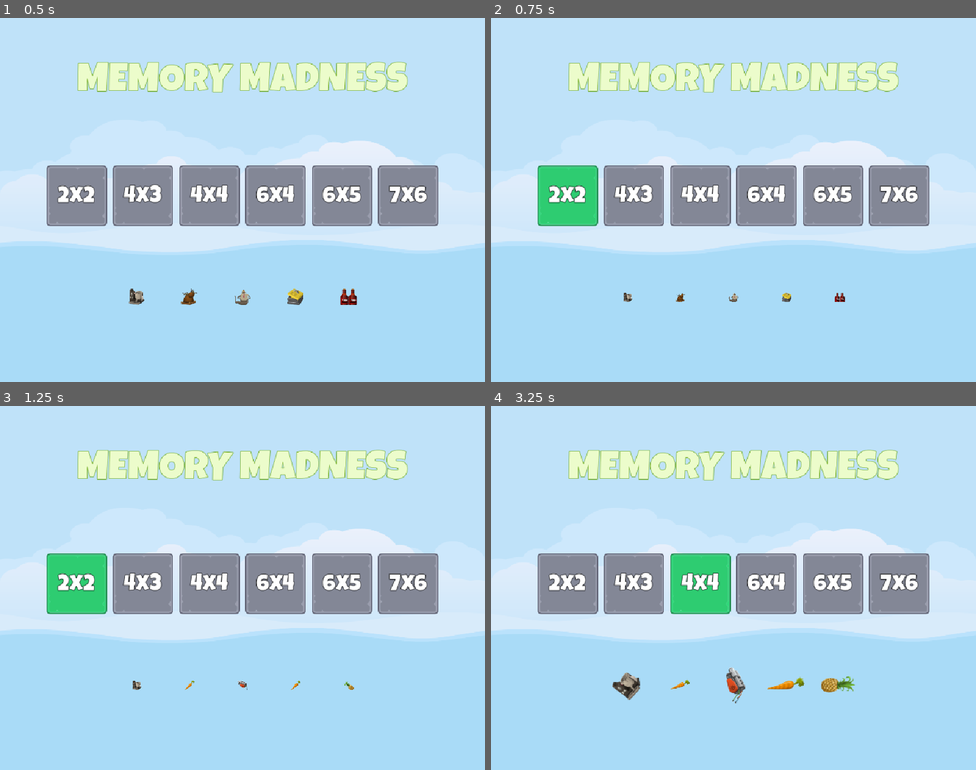
Above: before the commit, frames 1-4 (two rows, left to right).
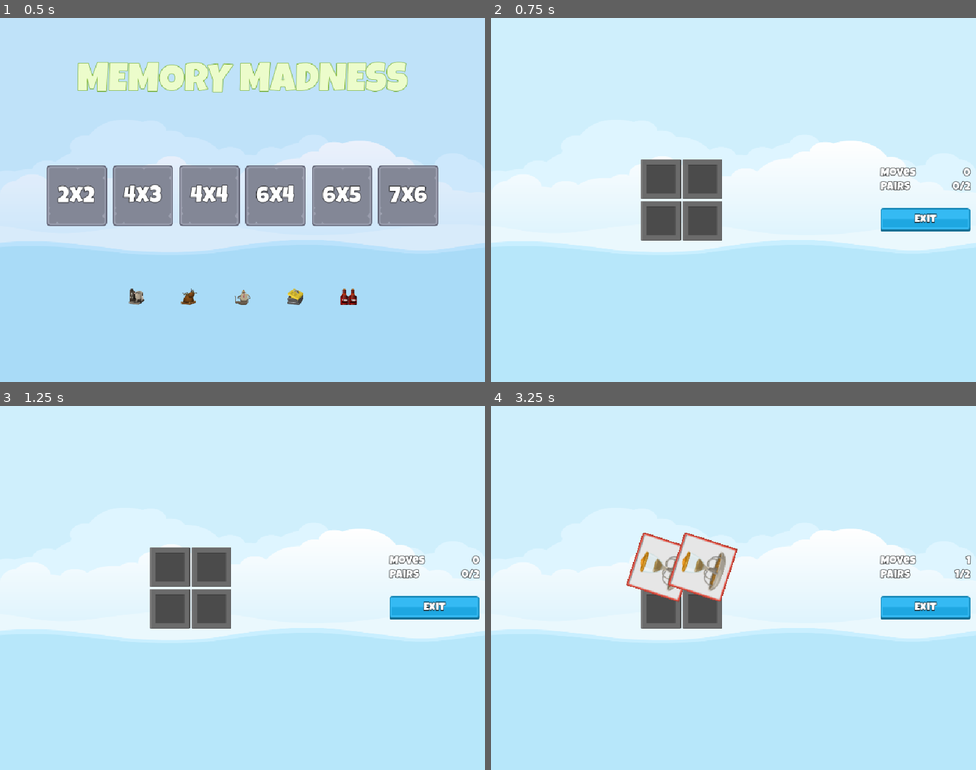
Above: after the commit, the same moments.

Repository: shiliuye12/godot1
Game: Godot game, scene res://Scenes/Master/Master.tscn
Same seed, same stepped clock (60 frames per second), same inputs: the game is played once before the commit and once after it.
Inputs (mouse positions are in pixels of both pictures, inside the frame that each line leads up to):
- Up to frame 1 (0.5 s): no input
- Up to frame 2 (0.75 s): click "2x2" at 0.5 s
- Up to frame 3 (1.25 s): no input
- Up to frame 4 (3.25 s): click (660, 566) at 1.27 s; click (631, 584) at 2 s, where only the run before the commit has a clickable "4x3"; click (704, 566) at 2.77 s

Frame 1 is identical in both runs. In frame 2, 18% of the frame differs, in the area x 9-99%, y 12-78%; in frame 3, 18%; in frame 4, 19%, in the area x 9-99%, y 12-82%.

Commit message:
视频4完成

Diff:
--- a/4/4/Classes/LevelDataSelector.gd
+++ b/4/4/Classes/LevelDataSelector.gd
@@ -4,5 +4,37 @@
 
 const LEVEL_DATA: LevelDataResource = preload("uid://d1qw03noo852s")
 
+var _selected_images: Array[Texture2D]
+var _level_setting: LevelSettingResource
+
+func _init(level_setting: LevelSettingResource, selected_images: Array[Texture2D]) -> void:
+	_level_setting = level_setting
+	_selected_images = selected_images
+
 static func get_level_setting(level: int):
 	return LEVEL_DATA.get_level_data(level)
+
+static func get_level_selector(level_num: int):
+	var level_setting: LevelSettingResource = get_level_setting(level_num)
+
+	if level_setting == null:
+		return
+
+	ImageManager.shuffle_images()
+	var selected_images: Array[Texture2D]
+	for i in range(level_setting.get_target_pairs()):
+		selected_images.append(ImageManager.get_image(i))
+		selected_images.append(ImageManager.get_image(i))
+
+	selected_images.shuffle()
+
+	return LevelDataSelector.new(level_setting, selected_images)
+
+func get_selected_images():
+	return _selected_images
+
+func get_target_pairs():
+	return _level_setting.get_target_pairs()
+
+func get_num_cols():
+	return _level_setting.get_cols()
--- a/4/4/Globals/SignalHub.gd
+++ b/4/4/Globals/SignalHub.gd
@@ -1,11 +1,6 @@
 extends Node
 
-
-# Called when the node enters the scene tree for the first time.
-func _ready() -> void:
-	pass # Replace with function body.
-
-
-# Called every frame. 'delta' is the elapsed time since the previous frame.
-func _process(delta: float) -> void:
-	pass
+signal on_level_selected(level_num: int)
+signal on_game_exit_pressed
+signal on_tile_selected(tile: MemoryTile)
+signal on_game_over(moves_taken: int)
--- a/4/4/Globals/SoundManager.gd
+++ b/4/4/Globals/SoundManager.gd
@@ -1,11 +1,36 @@
 extends Node
 
 
-# Called when the node enters the scene tree for the first time.
-func _ready() -> void:
-	pass # Replace with function body.
+const SOUND_MAIN_MENU: String = "main"
+const SOUND_IN_GAME: String = "ingame"
+const SOUND_SUCCESS: String = "success"
+const SOUND_GAME_OVER: String = "gameover"
+const SOUND_SELECT_TILE: String = "tile"
+const SOUND_SELECT_BUTTON: String = "button"
 
 
-# Called every frame. 'delta' is the elapsed time since the previous frame.
-func _process(delta: float) -> void:
-	pass
+const SOUNDS: Dictionary[String, AudioStream] = {
+	SOUND_MAIN_MENU: preload("res://assets/sounds/bgm_action_3.mp3"),
+	SOUND_IN_GAME: preload("res://assets/sounds/bgm_action_4.mp3"),
+	SOUND_SUCCESS: preload("res://assets/sounds/sfx_sounds_fanfare3.wav"),
+	SOUND_GAME_OVER: preload("res://assets/sounds/sfx_sounds_powerup12.wav"),
+	SOUND_SELECT_TILE: preload("res://assets/sounds/sfx_sounds_impact1.wav"),
+	SOUND_SELECT_BUTTON: preload("res://assets/sounds/sfx_sounds_impact7.wav")
+}
+
+
+func play_sound(player: AudioStreamPlayer, key: String) -> void:
+	if SOUNDS.has(key) == false:
+		return
+
+	player.stop()
+	player.stream = SOUNDS[key]
+	player.play()
+
+
+func play_button_click(player: AudioStreamPlayer) -> void:
+	play_sound(player, SOUND_SELECT_BUTTON)
+
+
+func play_tile_click(player: AudioStreamPlayer) -> void:
+	play_sound(player, SOUND_SELECT_TILE)
--- /dev/null
+++ b/4/4/Scenes/Game/Game.gd
@@ -0,0 +1,35 @@
+extends Control
+
+@onready var sound: AudioStreamPlayer = $Sound
+@onready var tile_grid: GridContainer = $HB/TileGrid
+@onready var scorer: Scorer = $Scorer
+@onready var moves_label: Label = $HB/MC/VBoxContainer/HBoxContainer/MovesLabel
+@onready var pairs_label: Label = $HB/MC/VBoxContainer/HBoxContainer2/PairsLabel
+
+const MEMORY_TILE = preload("uid://bqnf7gbd5lpy3")
+
+func _on_exit_button_pressed() -> void:
+	for t in tile_grid.get_children():
+		t.queue_free()
+	SoundManager.play_button_click(sound)
+	SignalHub.on_game_exit_pressed.emit()
+
+func _ready() -> void:
+	SignalHub.on_level_selected.connect(_on_level_selected)
+
+func add_memory_tile(frame: Texture2D, image: Texture2D):
+	var mt = MEMORY_TILE.instantiate()
+	tile_grid.add_child(mt)
+	mt.setup(image, frame)
+
+func _on_level_selected(level_num: int):
+	var lds: LevelDataSelector = LevelDataSelector.get_level_selector(level_num)
+	var fi: Texture2D = ImageManager.get_random_frame_image()
+	tile_grid.columns = lds.get_num_cols()
+	for im in lds.get_selected_images():
+		add_memory_tile(im, fi)
+	scorer.clear_new_game(lds.get_target_pairs())
+
+func _process(delta: float) -> void:
+	moves_label.text = scorer.get_moves_made_str()
+	pairs_label.text = scorer.get_pairs_made_str()
--- a/4/4/Scenes/Game/Game.tscn
+++ b/4/4/Scenes/Game/Game.tscn
@@ -1,9 +1,11 @@
-[gd_scene load_steps=5 format=3 uid="uid://can6h8qgpptgj"]
+[gd_scene load_steps=7 format=3 uid="uid://can6h8qgpptgj"]
 
-[ext_resource type="Texture2D" uid="uid://dqeqm1o66frod" path="res://assets/frames/hidden_frame_blank.png" id="1_rdw05"]
+[ext_resource type="Script" uid="uid://dxwtshumgngt0" path="res://Scenes/Game/Game.gd" id="1_y3kpf"]
 [ext_resource type="LabelSettings" uid="uid://dwm3jiag4uexf" path="res://Resources/lable.tres" id="2_gwu2e"]
 [ext_resource type="Texture2D" uid="uid://c6hjismxh4b8g" path="res://assets/ui/blue_button00.png" id="3_ln2h6"]
 [ext_resource type="Texture2D" uid="uid://by5ftf4vj0h23" path="res://assets/ui/green_button00.png" id="4_y3kpf"]
+[ext_resource type="PackedScene" uid="uid://bvdl2qrk3a0qp" path="res://Scenes/Scorer/Scorer.tscn" id="5_y3kpf"]
+[ext_resource type="PackedScene" uid="uid://c28rulk1d1luw" path="res://Scenes/GameOverUi/GameOverUi.tscn" id="6_3k6gv"]
 
 [node name="Game" type="Control"]
 layout_mode = 3
@@ -12,6 +14,7 @@
 anchor_bottom = 1.0
 grow_horizontal = 2
 grow_vertical = 2
+script = ExtResource("1_y3kpf")
 
 [node name="HB" type="HBoxContainer" parent="."]
 layout_mode = 1
@@ -21,83 +24,13 @@
 grow_horizontal = 2
 grow_vertical = 2
 
-[node name="GC" type="GridContainer" parent="HB"]
+[node name="TileGrid" type="GridContainer" parent="HB"]
 layout_mode = 2
 size_flags_horizontal = 6
 size_flags_vertical = 4
+theme_override_constants/h_separation = 4
+theme_override_constants/v_separation = 4
 columns = 6
-
-[node name="TextureRect" type="TextureRect" parent="HB/GC"]
-layout_mode = 2
-texture = ExtResource("1_rdw05")
-
-[node name="TextureRect2" type="TextureRect" parent="HB/GC"]
-layout_mode = 2
-texture = ExtResource("1_rdw05")
-
-[node name="TextureRect3" type="TextureRect" parent="HB/GC"]
-layout_mode = 2
-texture = ExtResource("1_rdw05")
-
-[node name="TextureRect4" type="TextureRect" parent="HB/GC"]
-layout_mode = 2
-texture = ExtResource("1_rdw05")
-
-[node name="TextureRect5" type="TextureRect" parent="HB/GC"]
-layout_mode = 2
-texture = ExtResource("1_rdw05")
-
-[node name="TextureRect6" type="TextureRect" parent="HB/GC"]
-layout_mode = 2
-texture = ExtResource("1_rdw05")
-
-[node name="TextureRect7" type="TextureRect" parent="HB/GC"]
-layout_mode = 2
-texture = ExtResource("1_rdw05")
-
-[node name="TextureRect8" type="TextureRect" parent="HB/GC"]
-layout_mode = 2
-texture = ExtResource("1_rdw05")
-
-[node name="TextureRect9" type="TextureRect" parent="HB/GC"]
-layout_mode = 2
-texture = ExtResource("1_rdw05")
-
-[node name="TextureRect10" type="TextureRect" parent="HB/GC"]
-layout_mode = 2
-texture = ExtResource("1_rdw05")
-
-[node name="TextureRect11" type="TextureRect" parent="HB/GC"]
-layout_mode = 2
-texture = ExtResource("1_rdw05")
-
-[node name="TextureRect12" type="TextureRect" parent="HB/GC"]
-layout_mode = 2
-texture = ExtResource("1_rdw05")
-
-[node name="TextureRect13" type="TextureRect" parent="HB/GC"]
-layout_mode = 2
-texture = ExtResource("1_rdw05")
-
-[node name="TextureRect14" type="TextureRect" parent="HB/GC"]
-layout_mode = 2
-texture = ExtResource("1_rdw05")
-
-[node name="TextureRect15" type="TextureRect" parent="HB/GC"]
-layout_mode = 2
-texture = ExtResource("1_rdw05")
-
-[node name="TextureRect16" type="TextureRect" parent="HB/GC"]
-layout_mode = 2
-texture = ExtResource("1_rdw05")
-
-[node name="TextureRect17" type="TextureRect" parent="HB/GC"]
-layout_mode = 2
-texture = ExtResource("1_rdw05")
-
-[node name="TextureRect18" type="TextureRect" parent="HB/GC"]
-layout_mode = 2
-texture = ExtResource("1_rdw05")
 
 [node name="MC" type="MarginContainer" parent="HB"]
 custom_minimum_size = Vector2(200, 0)
@@ -158,3 +91,13 @@
 label_settings = ExtResource("2_gwu2e")
 horizontal_alignment = 1
 vertical_alignment = 1
+
+[node name="Scorer" parent="." instance=ExtResource("5_y3kpf")]
+
+[node name="Sound" type="AudioStreamPlayer" parent="."]
+
+[node name="GameOverUi" parent="." instance=ExtResource("6_3k6gv")]
+visible = false
+layout_mode = 1
+
+[connection signal="pressed" from="HB/MC/VBoxContainer/ExitButton" to="." method="_on_exit_button_pressed"]
--- /dev/null
+++ b/4/4/Scenes/GameOverUi/GameOverUi.gd
@@ -0,0 +1,16 @@
+extends Control
+
+@onready var moves_label: Label = $NinePatchRect/VBoxContainer/MovesLabel
+
+# Called when the node enters the scene tree for the first time.
+func _ready() -> void:
+	SignalHub.on_game_over.connect(_on_game_over)
+	SignalHub.on_game_exit_pressed.connect(_on_game_exit_pressed)
+
+
+func _on_game_over(moves_taken: int):
+	moves_label.text = "You took %d moves" % moves_taken
+	show()
+
+func _on_game_exit_pressed():
+	hide()
--- /dev/null
+++ b/4/4/Scenes/GameOverUi/GameOverUi.tscn
@@ -0,0 +1,60 @@
+[gd_scene load_steps=5 format=3 uid="uid://c28rulk1d1luw"]
+
+[ext_resource type="Script" uid="uid://xsiwwj8ih3ts" path="res://Scenes/GameOverUi/GameOverUi.gd" id="1_byt08"]
+[ext_resource type="Texture2D" uid="uid://cl2wy6kf00wxp" path="res://assets/ui/UIbg.png" id="1_j2od3"]
+[ext_resource type="LabelSettings" uid="uid://dba57mh421abv" path="res://Resources/title_lable.tres" id="2_8nicn"]
+[ext_resource type="LabelSettings" uid="uid://dwm3jiag4uexf" path="res://Resources/lable.tres" id="3_mdbud"]
+
+[node name="GameOverUi" type="Control"]
+layout_mode = 3
+anchors_preset = 15
+anchor_right = 1.0
+anchor_bottom = 1.0
+grow_horizontal = 2
+grow_vertical = 2
+mouse_filter = 2
+script = ExtResource("1_byt08")
+
+[node name="NinePatchRect" type="NinePatchRect" parent="."]
+layout_mode = 1
+anchors_preset = 8
+anchor_left = 0.5
+anchor_top = 0.5
+anchor_right = 0.5
+anchor_bottom = 0.5
+offset_left = -256.0
+offset_top = -180.0
+offset_right = 256.0
+offset_bottom = 180.0
+grow_horizontal = 2
+grow_vertical = 2
+texture = ExtResource("1_j2od3")
+patch_margin_left = 10
+patch_margin_top = 10
+patch_margin_right = 10
+patch_margin_bottom = 10
+
+[node name="VBoxContainer" type="VBoxContainer" parent="NinePatchRect"]
+layout_mode = 1
+anchors_preset = 8
+anchor_left = 0.5
+anchor_top = 0.5
+anchor_right = 0.5
+anchor_bottom = 0.5
+offset_left = -20.0
+offset_top = -20.0
+offset_right = 20.0
+offset_bottom = 20.0
+grow_horizontal = 2
+grow_vertical = 2
+
+[node name="Label" type="Label" parent="NinePatchRect/VBoxContainer"]
+layout_mode = 2
+text = "you win!"
+label_settings = ExtResource("2_8nicn")
+
+[node name="MovesLabel" type="Label" parent="NinePatchRect/VBoxContainer"]
+layout_mode = 2
+size_flags_horizontal = 4
+text = "aadadasdasdd"
+label_settings = ExtResource("3_mdbud")
--- a/4/4/Scenes/LevelButton/LevelButton.gd
+++ b/4/4/Scenes/LevelButton/LevelButton.gd
@@ -2,6 +2,7 @@
 
 @export var level_number: int
 @onready var label: Label = $Label
+@onready var sound: AudioStreamPlayer = $Sound
 
 # Called when the node enters the scene tree for the first time.
 func _ready() -> void:
@@ -12,4 +13,5 @@
 		label.text = "%dx%d" % [ls.get_cols(), ls.get_rows()]
 
 func _on_pressed() -> void:
-	pass # Replace with function body.
+	SignalHub.on_level_selected.emit(level_number)
+	SoundManager.play_button_click(sound)
--- a/4/4/Scenes/Master/Master.gd
+++ b/4/4/Scenes/Master/Master.gd
@@ -1,7 +1,24 @@
 extends Control
 
+@onready var music: AudioStreamPlayer = $Music
+@onready var main: Control = $Main
+@onready var game: Control = $Game
 
 # Called when the node enters the scene tree for the first time.
 func _ready() -> void:
 	var set = LevelDataSelector.get_level_setting(6)
-	pass
+	SoundManager.play_sound(music, SoundManager.SOUND_MAIN_MENU)
+	SignalHub.on_level_selected.connect(_on_level_selected)
+	SignalHub.on_game_exit_pressed.connect(_on_game_exit_pressed)
+
+func show_game(s: bool):
+	main.visible = !s
+	game.visible = s
+
+func _on_level_selected(level_num: int):
+	SoundManager.play_sound(music, SoundManager.SOUND_IN_GAME)
+	show_game(true)
+
+func _on_game_exit_pressed():
+	SoundManager.play_sound(music, SoundManager.SOUND_MAIN_MENU)
+	show_game(false)
--- /dev/null
+++ b/4/4/Scenes/MemoryTile/MemoryTile.gd
@@ -0,0 +1,37 @@
+extends TextureButton
+
+class_name MemoryTile
+
+@onready var frame_image: TextureRect = $FrameImage
+@onready var item_image: TextureRect = $ItemImage
+
+func _ready() -> void:
+	reveal(false)
+
+func reveal(r: bool):
+	frame_image.visible = r
+	item_image.visible = r
+
+func setup(frame: Texture2D, image: Texture2D):
+	frame_image.texture = frame
+	item_image.texture = image
+
+func _on_pressed() -> void:
+	if Scorer.SelectionEnabled == true:
+		reveal(true)
+		SignalHub.on_tile_selected.emit(self)
+
+
+func matches_other_tile(other: MemoryTile):
+	return other != self and other.item_image.texture == item_image.texture
+
+func kill_on_success():
+	z_index = 1
+	var tween: Tween = create_tween()
+	tween.set_parallel(true)
+	tween.tween_property(self, "disabled", true, 0)
+	tween.tween_property(self, "rotation_degrees", 360, 0.5)
+	tween.tween_property(self, "scale", Vector2(1.5,1.5), 0.5)
+	tween.set_parallel(false)
+	tween.tween_interval(0.6)
+	tween.tween_property(self, "scale", Vector2.ZERO, 0)
--- /dev/null
+++ b/4/4/Scenes/MemoryTile/MemoryTile.tscn
@@ -0,0 +1,48 @@
+[gd_scene load_steps=5 format=3 uid="uid://bqnf7gbd5lpy3"]
+
+[ext_resource type="Texture2D" uid="uid://dqeqm1o66frod" path="res://assets/frames/hidden_frame_blank.png" id="1_4q7u0"]
+[ext_resource type="Texture2D" uid="uid://dg7ohone2tuwp" path="res://assets/frames/green_frame.png" id="2_o5k6v"]
+[ext_resource type="Script" uid="uid://c5xh1fyt45ru1" path="res://Scenes/MemoryTile/MemoryTile.gd" id="2_wbwsp"]
+[ext_resource type="Texture2D" uid="uid://d1uk8jh6k3bme" path="res://assets/glitch/admin_widget.png" id="3_wbwsp"]
+
+[node name="MemoryTile" type="TextureButton"]
+anchors_preset = 8
+anchor_left = 0.5
+anchor_top = 0.5
+anchor_right = 0.5
+anchor_bottom = 0.5
+offset_left = -42.0
+offset_top = -42.0
+offset_right = 42.0
+offset_bottom = 42.0
+grow_horizontal = 2
+grow_vertical = 2
+pivot_offset = Vector2(42, 42)
+texture_normal = ExtResource("1_4q7u0")
+script = ExtResource("2_wbwsp")
+
+[node name="FrameImage" type="TextureRect" parent="."]
+layout_mode = 1
+anchors_preset = 15
+anchor_right = 1.0
+anchor_bottom = 1.0
+grow_horizontal = 2
+grow_vertical = 2
+texture = ExtResource("2_o5k6v")
+
+[node name="ItemImage" type="TextureRect" parent="."]
+layout_mode = 1
+anchors_preset = 8
+anchor_left = 0.5
+anchor_top = 0.5
+anchor_right = 0.5
+anchor_bottom = 0.5
+offset_left = -32.0
+offset_top = -32.0
+offset_right = 32.0
+offset_bottom = 32.0
+grow_horizontal = 2
+grow_vertical = 2
+texture = ExtResource("3_wbwsp")
+
+[connection signal="pressed" from="." to="." method="_on_pressed"]
--- /dev/null
+++ b/4/4/Scenes/Scorer/Scorer.gd
@@ -0,0 +1,69 @@
+extends Node
+
+class_name Scorer
+
+@onready var sound: AudioStreamPlayer = $Sound
+@onready var reveal_timer: Timer = $RevealTimer
+
+static var SelectionEnabled: bool = true
+var _selections: Array[MemoryTile]
+var _target_pairs: int = 0
+var _moves_made: int = 0
+var _pairs_made: int = 0
+
+func get_moves_made_str():
+	return str(_moves_made)
+
+func get_pairs_made_str():
+	return "%d/%d" % [_pairs_made, _target_pairs]
+
+func clear_new_game(target_pairs: int):
+	_selections.clear()
+	_target_pairs = target_pairs
+	_moves_made = 0
+	_pairs_made = 0
+	SelectionEnabled = true
+
+func _ready() -> void:
+	SignalHub.on_tile_selected.connect(_on_tile_selected)
+	SignalHub.on_game_exit_pressed.connect(_on_game_exit_pressed)
+
+func _on_tile_selected(tile: MemoryTile):
+	if tile in _selections:
+		return
+
+	_selections.append(tile)
+	SoundManager.play_tile_click(sound)
+	process_pair()
+
+func check_for_pair():
+	_moves_made += 1
+	if _selections[0].matches_other_tile(_selections[1]) == true:
+		_selections[0].kill_on_success()
+		_selections[1].kill_on_success()
+		_pairs_made += 1
+		SoundManager.play_sound(sound, SoundManager.SOUND_SUCCESS)
+
+func process_pair():
+	if _selections.size() != 2:
+		return
+	SelectionEnabled = false
+	reveal_timer.start()
+	check_for_pair()
+
+
+func _on_reveal_timer_timeout() -> void:
+	for s in _selections:
+		s.reveal(false)
+	_selections.clear()
+	check_game_over()
+
+func _on_game_exit_pressed():
+	reveal_timer.stop()
+
+func check_game_over():
+	if _pairs_made == _target_pairs:
+		SelectionEnabled = false
+		SignalHub.on_game_over.emit(_moves_made)
+	else:
+		SelectionEnabled = true
--- /dev/null
+++ b/4/4/Scenes/Scorer/Scorer.tscn
@@ -0,0 +1,14 @@
+[gd_scene load_steps=2 format=3 uid="uid://bvdl2qrk3a0qp"]
+
+[ext_resource type="Script" uid="uid://dlacqussslabu" path="res://Scenes/Scorer/Scorer.gd" id="1_pmgxc"]
+
+[node name="Scorer" type="Node"]
+script = ExtResource("1_pmgxc")
+
+[node name="Sound" type="AudioStreamPlayer" parent="."]
+
+[node name="RevealTimer" type="Timer" parent="."]
+wait_time = 1.2
+one_shot = true
+
+[connection signal="timeout" from="RevealTimer" to="." method="_on_reveal_timer_timeout"]
--- /dev/null
+++ b/4/4/default_bus_layout.tres
@@ -0,0 +1,4 @@
+[gd_resource type="AudioBusLayout" format=3 uid="uid://bbj7py7673k0x"]
+
+[resource]
+bus/0/volume_db = -19.66827
Not shown, added: 4/4/Scenes/Game/Game.gd.uid
Not shown, added: 4/4/Scenes/GameOverUi/GameOverUi.gd.uid
Not shown, added: 4/4/Scenes/MemoryTile/MemoryTile.gd.uid
Not shown, added: 4/4/Scenes/Scorer/Scorer.gd.uid
